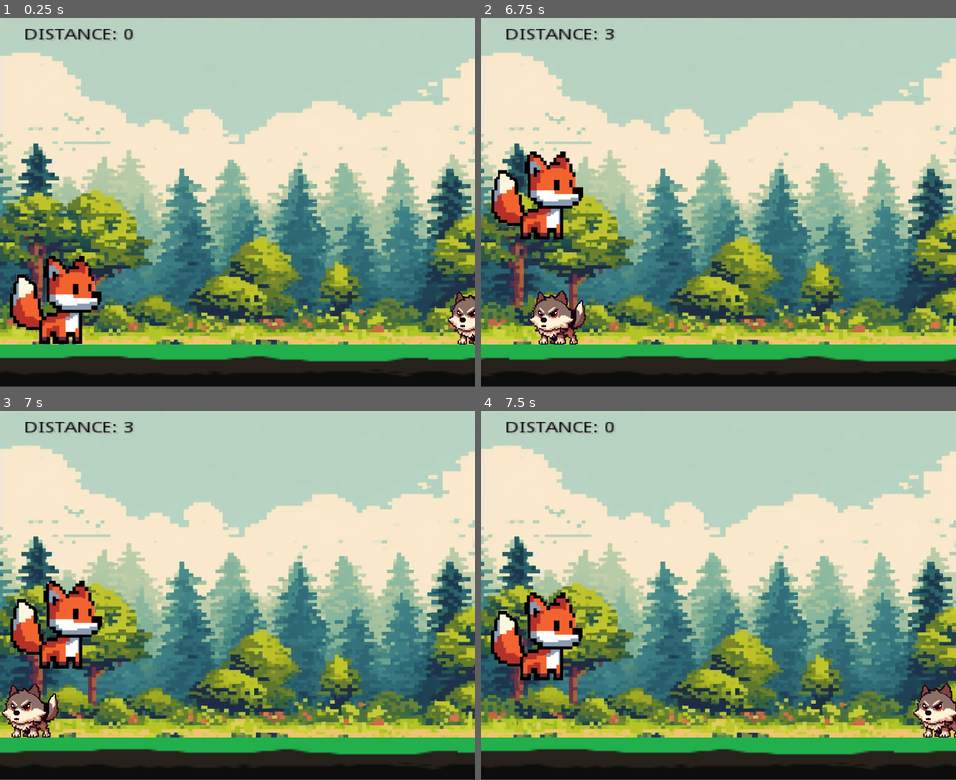
Above: before the commit, frames 1-4 (two rows, left to right).
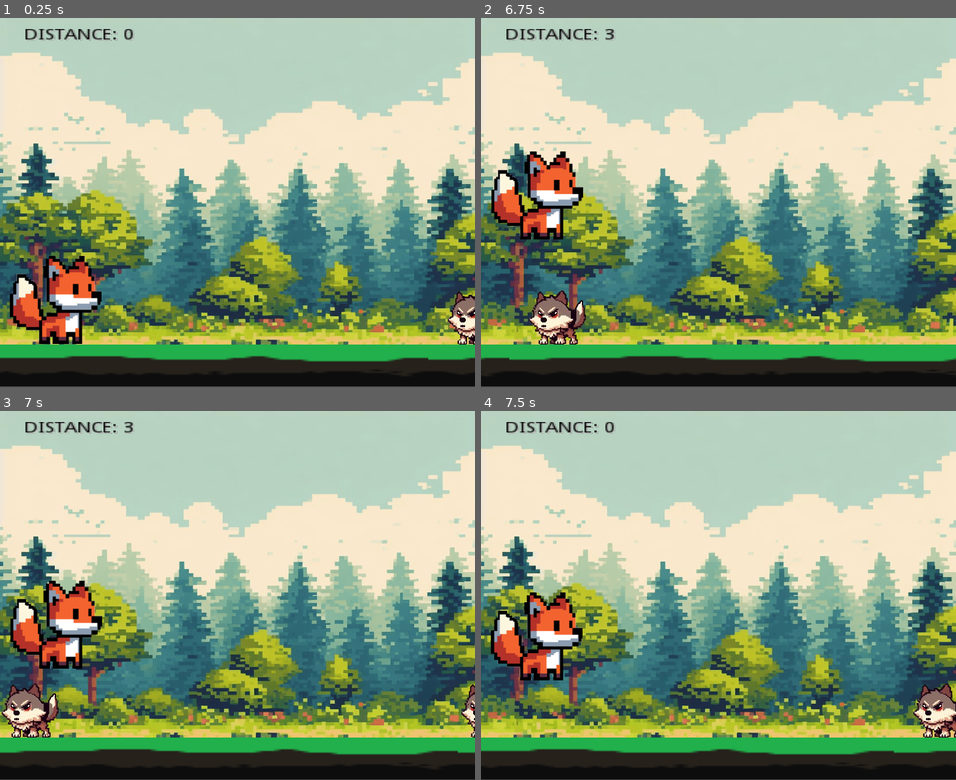
Above: after the commit, the same moments.

Repository: KitsuneFolk/FlappingFox
Game: Godot game, scene res://Player.tscn
The game is run twice, just before and just after one commit, with the same random seed, the same clock (stepped at 60 frames per second) and the same inputs.
Inputs:
- Up to frame 1 (0.25 s): no input
- Up to frame 2 (6.75 s): hold Space (ui_up) 0.53-2.03 s; hold Space (ui_up) 2.78-4.28 s; tap Space (ui_up) at 4.52, 6.02 s; hold Space (ui_up) 5.03-5.78 s
- Up to frame 3 (7 s): tap Space (ui_up) at 6.77 s
- Up to frame 4 (7.5 s): hold Space (ui_up) from 7.28 s (still down)

Frames 1-2 are identical in both runs. In frame 3, 0.2% of the frame differs, in the area x 97-100%, y 74-89%; in frame 4, nothing differs.

Commit message:
Added enemy spawn every 2-4 seconds

Diff:
--- a/GroundMovement.gd
+++ b/GroundMovement.gd
@@ -2,6 +2,8 @@
 
 const GROUND_SCALE = 15
 const SPEED = 300
+
+onready var player: KinematicBody2D = get_node("/root/StaticBody2D/PlayerKinematicBody2D")
 onready var distance_label: Label = get_node("/root/StaticBody2D/Background/Label")
 onready var ground1: StaticBody2D = get_node("/root/StaticBody2D/Node2D/Ground1")
 onready var ground2: StaticBody2D = get_node("/root/StaticBody2D/Node2D/Ground2")
@@ -28,11 +30,20 @@
 			new_position.x += ground2_sprite.texture.get_width() * GROUND_SCALE
 			ground3.position = new_position
 
+var summoned_enemy_time = Time.get_unix_time_from_system()
 func _process(delta):
 	position.x -= SPEED * delta
 	distance_label.text = "DISTANCE: %s" % abs((position.x / 200) as int)
-	pass
+	if (Time.get_unix_time_from_system() - summoned_enemy_time > rand_range(2, 4)):
+		summoned_enemy_time = Time.get_unix_time_from_system()
+		summonEnemy(-(position.x + 100))
 
 func _on_VisibilityNotifier2D_screen_exited(id: int):
 	moveGround(id)
 	pass
+
+func summonEnemy(x: int):
+	var new_enemy = $Area2D.duplicate()
+	new_enemy.position.x = x
+	add_child(new_enemy)
+	print("Summoned, x = ", x, "current pos = ", position.x)
